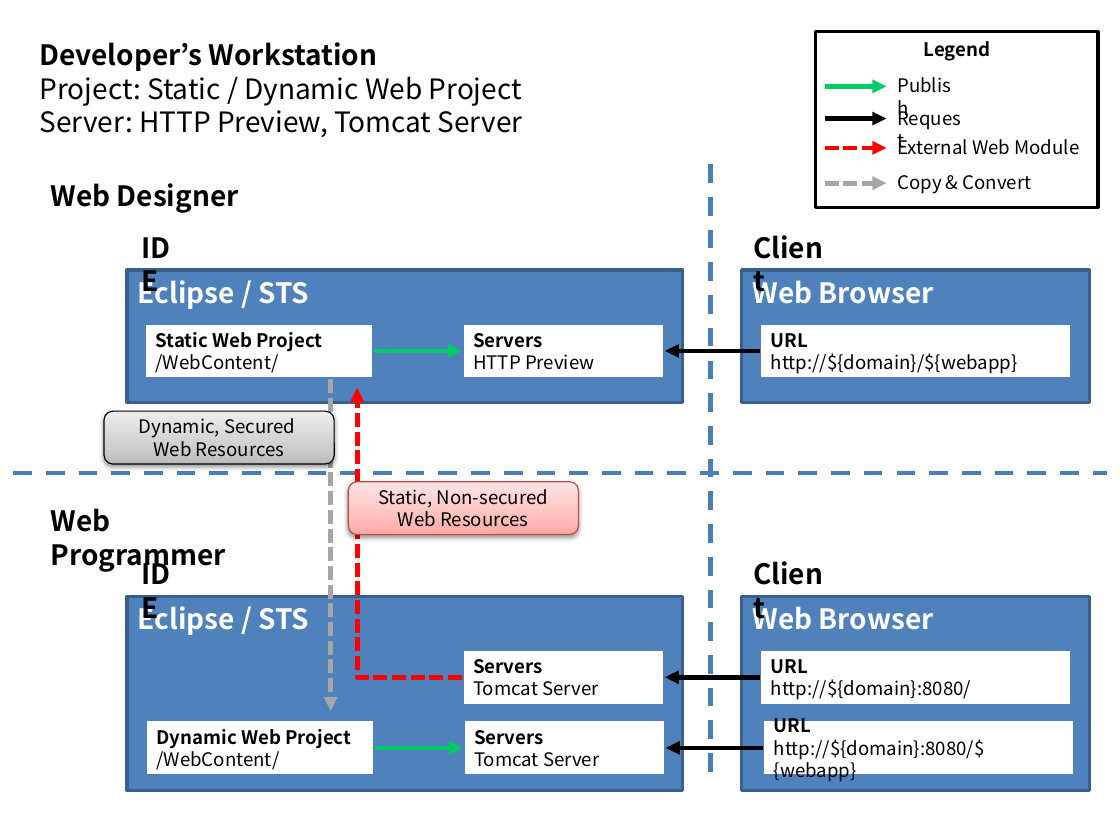
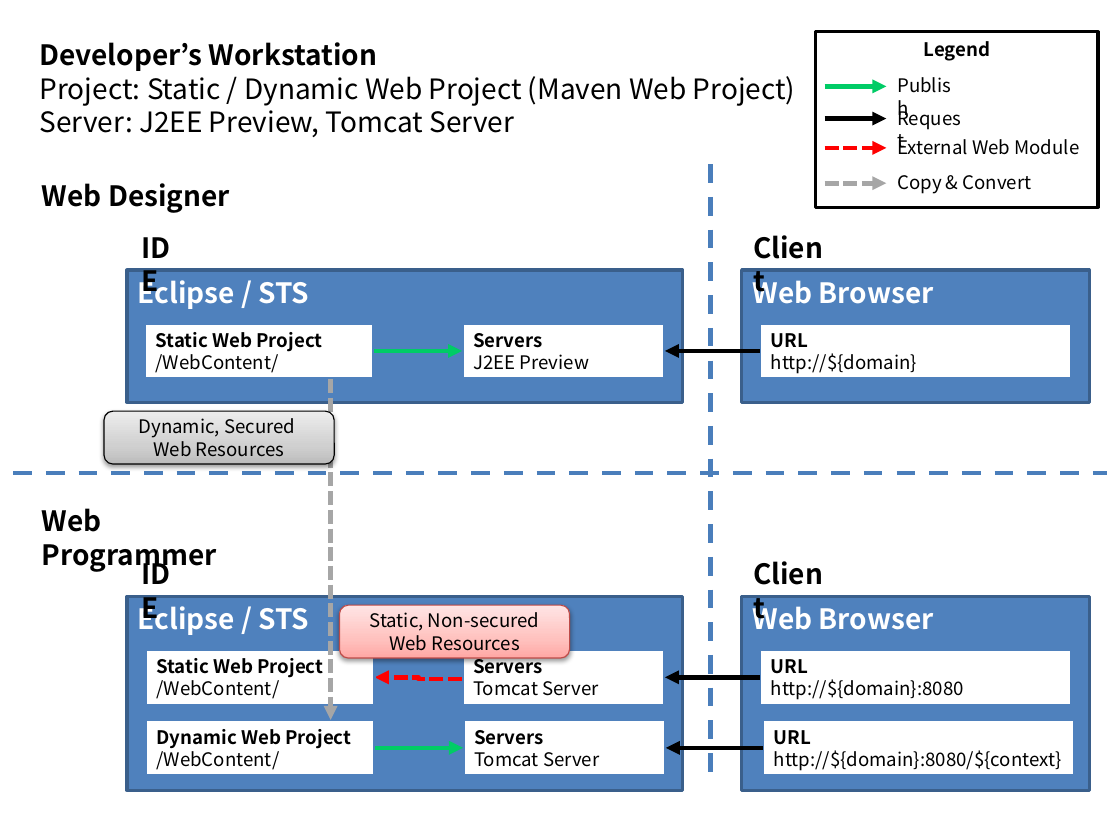
Before and after one commit to kwbaek/codelabor, a slide deck: slide 6 of documentation/draft/ci-environment/deploy-source-strategy.pptx (slide 7 before the commit). Drawn at 1120x840 pixels with LibreOffice and Linux fonts; fonts in the diff are those of the drawing. Boxes give left, top, right and bottom in pixels: in the first picture for what was removed or moved away, otherwise in the second. Text is boxed around its words. In the diff, an @@ line names an element or a change of style, - is before the commit and + after.

```diff
--- a/documentation/draft/ci-environment/deploy-source-strategy.pptx
+++ b/documentation/draft/ci-environment/deploy-source-strategy.pptx
@@ text at (40, 76, 795, 137): text changed @@
-Project: Static / Dynamic Web Project
-Server: HTTP Preview, Tomcat Server
+Project: Static / Dynamic Web Project (Maven Web Project)
+Server: J2EE Preview, Tomcat Server
@@ text "Web Designer": place and size @@
-text "Web Designer" at (51, 183, 239, 213)
+text "Web Designer" at (42, 183, 230, 213)
@@ text in rectangle at (473, 354, 589, 370): text changed @@
-HTTP Preview
+J2EE Preview
@@ text in rectangle at (771, 353, 917, 374): text changed @@
-http://${domain}/${webapp}
+http://${domain}
@@ arrow moved from (330, 379) - (330, 711) to (330, 379) - (330, 720) @@
@@ text "Web Programmer": place and size @@
-text "Web Programmer" at (51, 508, 226, 573)
+text "Web Programmer" at (42, 508, 217, 573)
@@ rounded rectangle "Static, Non-secured Web Resources": place and size @@
-rounded rectangle "Static, Non-secured Web Resources" at (348, 482, 579, 534)
+rounded rectangle "Static, Non-secured Web Resources" at (339, 605, 570, 657)
@@ rectangle added at (146, 650, 375, 706), fill #FFFFFF, outline #4F81BD 2 pt, 12 pt, text #000000, bold @@
+Static Web Project
+/WebContent/
@@ elbow arrow moved from (463, 678) - (357, 388) to (463, 679) - (375, 678) @@
@@ text in rectangle at (771, 679, 964, 700): text changed @@
-http://${domain}:8080/
+http://${domain}:8080
@@ text in rectangle at (774, 750, 1062, 771): text changed @@
-http://${domain}:8080/${webapp}
+http://${domain}:8080/${context}
```
Also in this commit, not shown: 8 other slides changed, 7 slides added, 1 slide removed, 1 other file.
